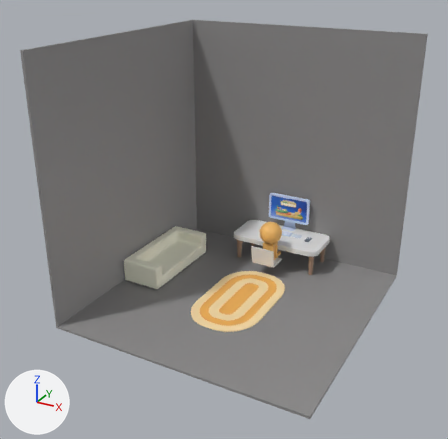
A saved change to the Blender file blendergo/room.blend.
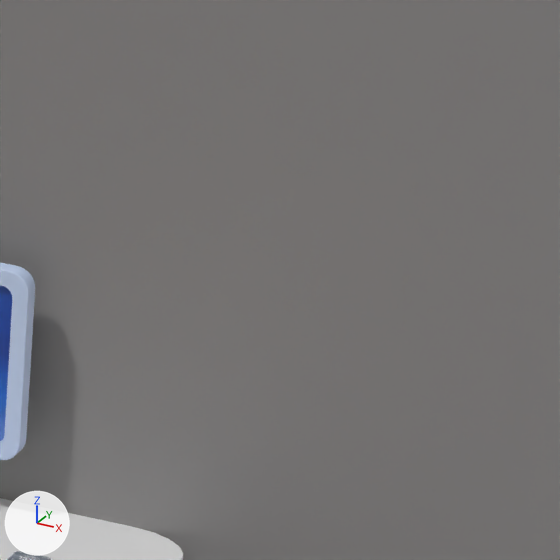
Each version is shown whole from a 50 mm lens placed at (4.91, -9.58, 6.46), pointed at (-0.15, -0.36, 1.85), then close up on the part from 68% to 85% of the width and 37% to 54% of the height. The lights are fixed; the arrows at lower left show +X, +Y and +Z.

Objects in the first close-up: '02-v2', 'pc', 'table', '平面'.
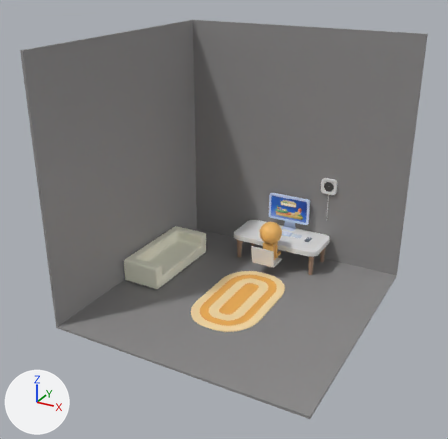
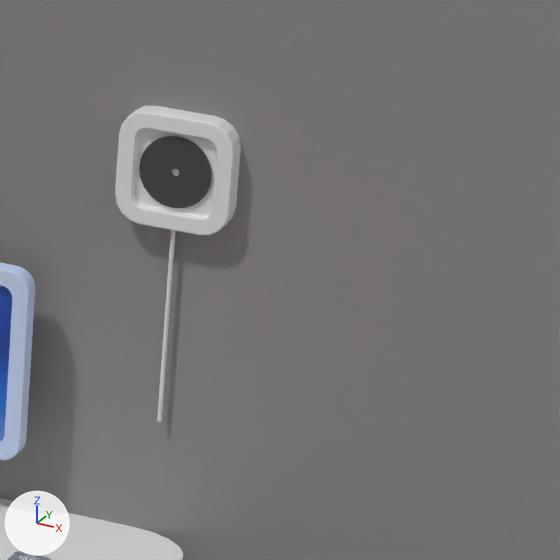
The change in detail:
Material 'plate' (mat_plate) is new.
Its base color is (0.0591, 0.0591, 0.0591) (dark grey #454545).
Mesh me_立方体_015 is new.
It has 80 vertices, 62 faces and spans x -0.172..0.172, y -0.023..0.046, z -0.172..0.172.
It uses material mat_table (white #e7e7e7).
Mesh me_柱体_001 is new.
It has 64 vertices, 34 faces and spans x 0.856..0.869, y 2.465..2.478, z 0.963..1.587.
Mesh me_圆环 is new.
It has 64 vertices, 32 faces and spans x -1.0..1.0, y -1.0..1.0, z 0.0.
It uses material mat_plate (dark grey #454545).
Object '立方体.005' (ob_立方体_005) is new; it shows me_立方体_015.
Its location is (0.863, 2.46, 1.746).
It gains a BEVEL modifier named '倒角'.
Modifier setting: width = 0.005.
Modifier setting: width_pct = 0.005.
Modifier setting: segments = 5.
Object '柱体.001' (ob_柱体_001) is new; it shows me_柱体_001.
Its parent is ob_立方体_005.
Its matrix parent inverse is Matrix(((1.0, 0.0, 0.0, -0.863), (0.0, 1.0, 0.0, -2.46), (0.0, 0.0, 1.0, -1.746), (0.0, 0.0, 0.0, 1.0))).
Its location is (0.0, 0.0, 0.0).
Object '圆环' (ob_圆环) is new; it shows me_圆环.
Its parent is ob_立方体_005.
Its matrix parent inverse is Matrix(((1.0, 0.0, 0.0, -0.863), (0.0, 1.0, 0.0, -2.46), (0.0, 0.0, 1.0, -1.746), (0.0, 0.0, 0.0, 1.0))).
Its location is (0.863, 2.457, 1.746).
Its rotation in degrees is (90, 0, 0).
Its scale is (0.108, 0.108, 0.108).
It gains a SOLIDIFY modifier named '实体化'.
Modifier setting: thickness = 0.05.
Modifier setting: offset = 1.0.

Pixel boxes [x1, y1, x2, y2] of what changed, in the close-ups (560 x 560 px):
'立方体.005', added
    after: [115, 106, 241, 235]
'圆环', added
    after: [139, 136, 212, 208]
'柱体.001', added
    after: [157, 230, 175, 422]
